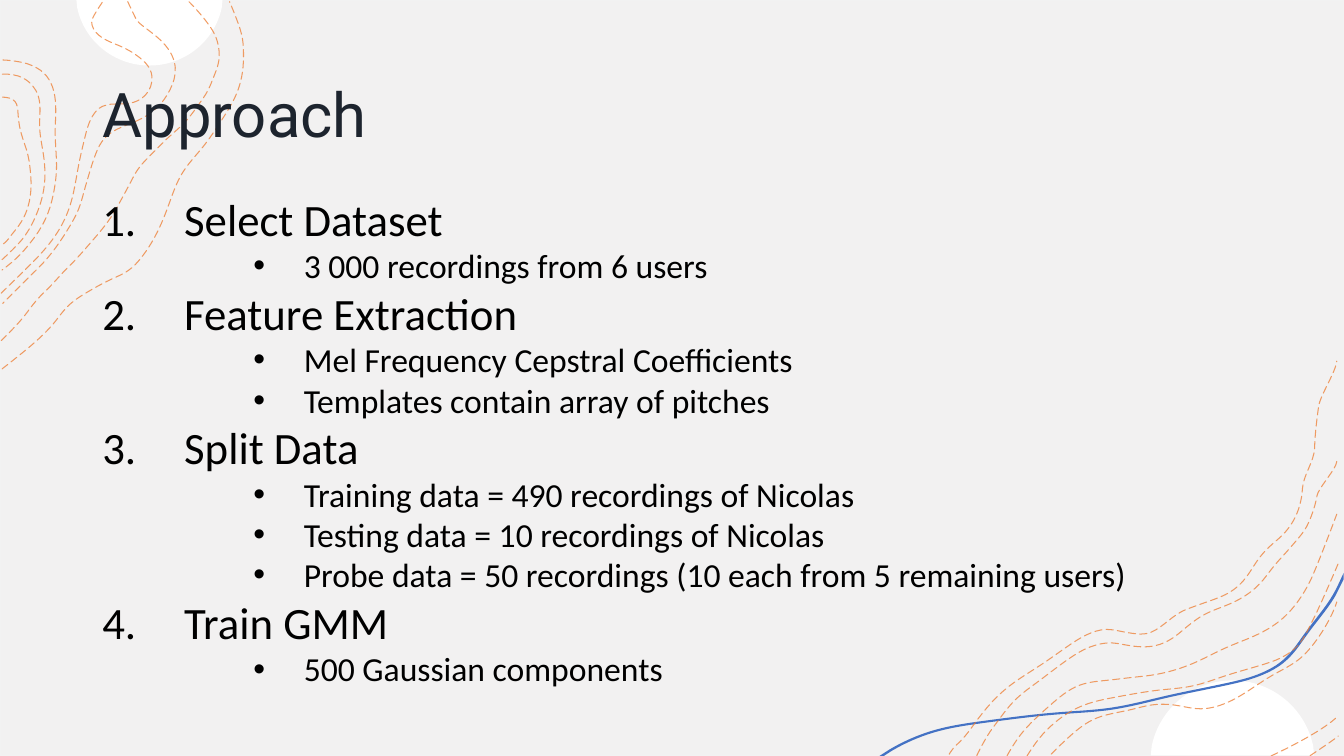
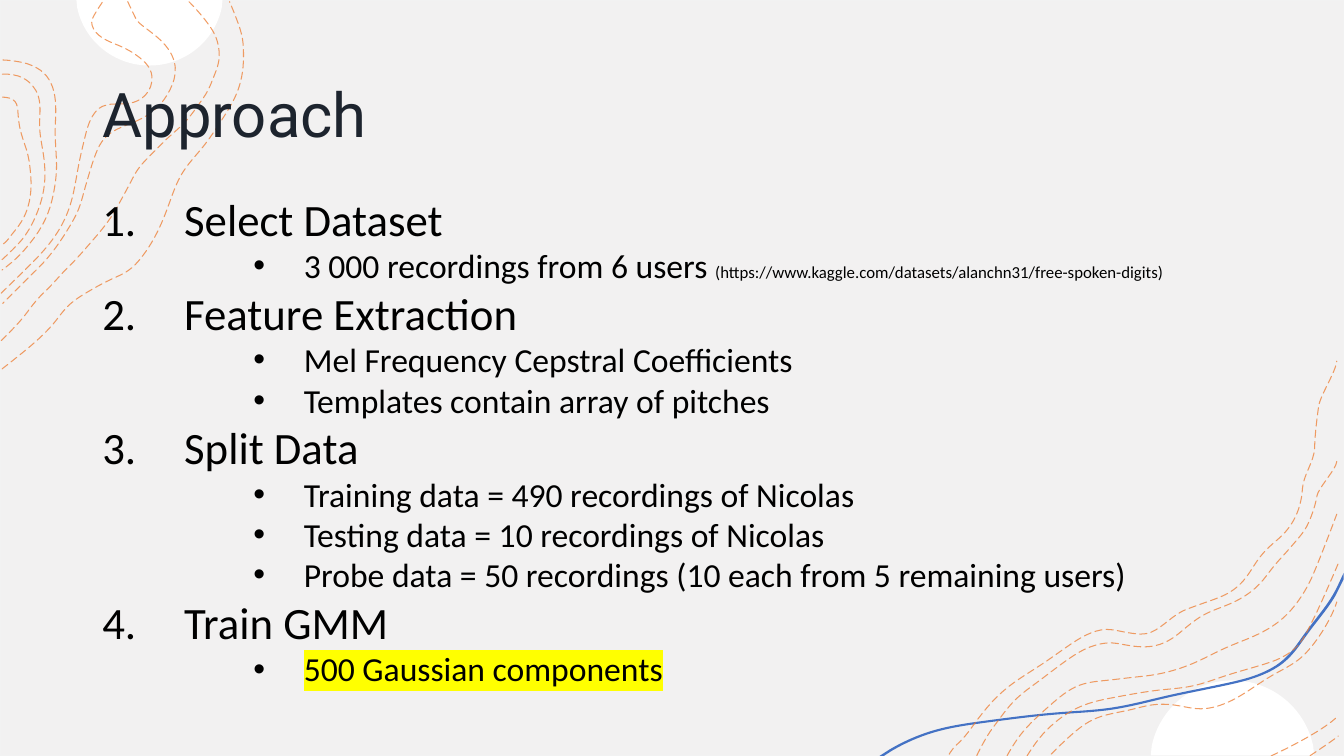
Before and after one commit to TheJade/ENCM509, a slide deck: slide 3 of FinalProject/Presentation.pptx. Drawn at 1344x756 pixels with LibreOffice and Linux fonts; fonts in the diff are those of the drawing. Boxes give left, top, right and bottom in pixels: in the first picture for what was removed or moved away, otherwise in the second. Text is boxed around its words. In the diff, an @@ line names an element or a change of style, - is before the commit and + after.

```diff
--- a/FinalProject/Presentation.pptx
+++ b/FinalProject/Presentation.pptx
@@ text at (304,254,1163,284): text changed; size 24 to 12 pt @@
-      • 3 000 recordings from 6 users
+      • 3 000 recordings from 6 users (https://www.kaggle.com/datasets/alanchn31/free-spoken-digits)
@@ text at (304,658,663,687): highlight none to #FFFF00 in "500 Gaussian components" @@
```
Also in this commit, not shown: 1 slide added, 12 other files.
